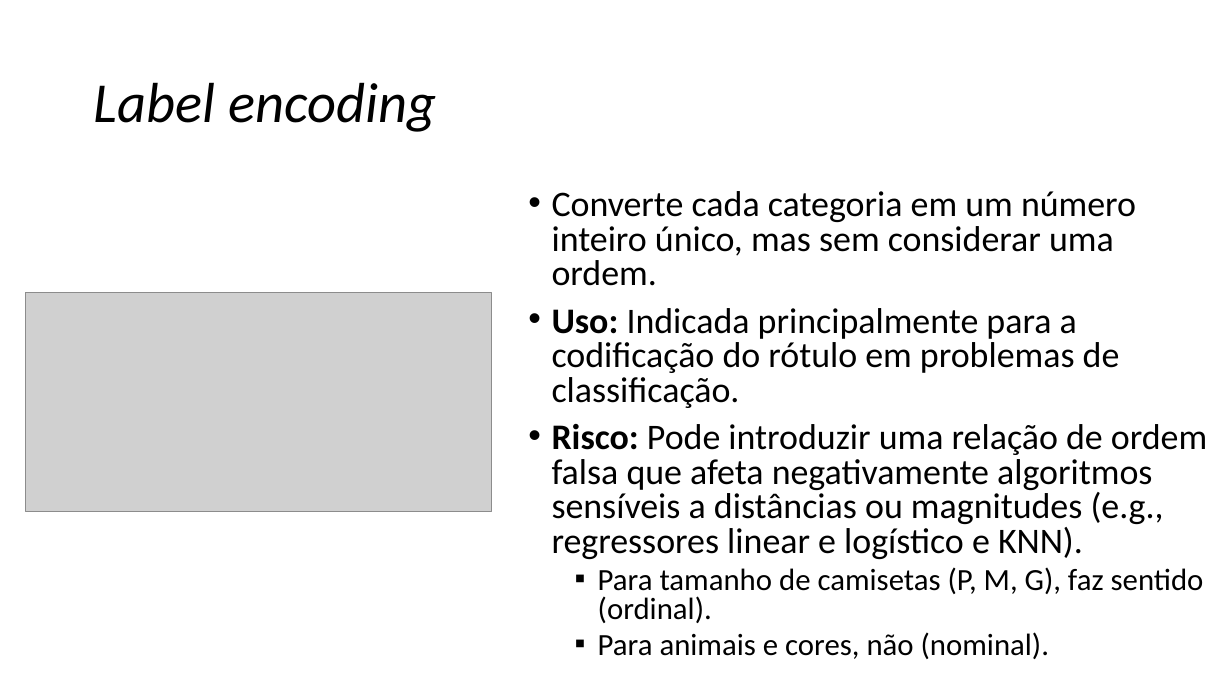
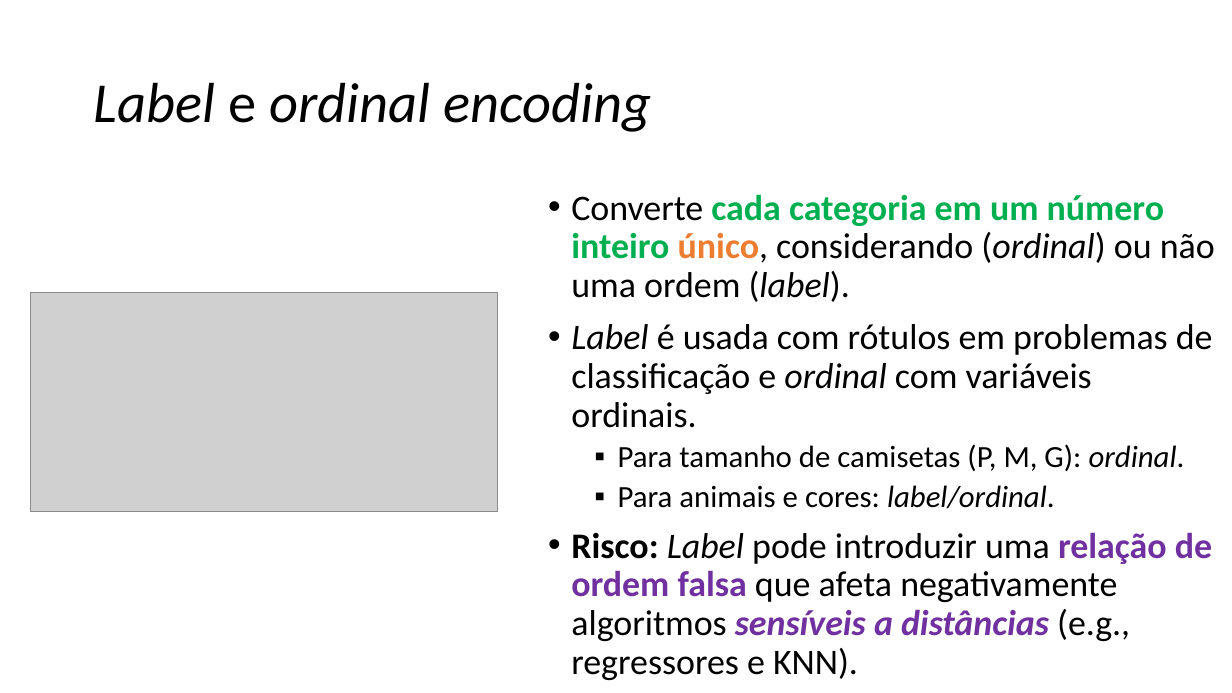
Before and after one commit to zz4fap/c24_inteligencia_artificial, a slide deck: slide 28 of slides/C24_Transformações.pptx (slide 25 before the commit). Drawn at 1232x693 pixels with LibreOffice and Linux fonts; fonts in the diff are those of the drawing; grey boxes stand for pictures. Boxes give left, top, right and bottom in pixels: in the first picture for what was removed or moved away, otherwise in the second. Text is boxed around its words. In the diff, an @@ line names an element or a change of style, - is before the commit and + after.

```diff
--- a/slides/C24_Transformações.pptx
+++ b/slides/C24_Transformações.pptx
@@ title at [94,82,651,132]: text changed @@
-Label encoding
+Label e ordinal encoding
@@ text at [571,194,1215,680]: text changed @@
-• Converte cada categoria em um número inteiro único, mas sem considerar uma ordem.
-• Uso: Indicada principalmente para a codificação do rótulo em problemas de classificação.
-• Risco: Pode introduzir uma relação de ordem falsa que afeta negativamente algoritmos sensíveis a distâncias ou magnitudes (e.g., regressores linear e logístico e KNN).
-  ▪ Para tamanho de camisetas (P, M, G), faz sentido (ordinal).
-  ▪ Para animais e cores, não (nominal).
+• Converte cada categoria em um número inteiro único, considerando (ordinal) ou não uma ordem (label).
+• Label é usada com rótulos em problemas de classificação e ordinal com variáveis ordinais.
+  ▪ Para tamanho de camisetas (P, M, G): ordinal.
+  ▪ Para animais e cores: label/ordinal.
+• Risco: Label pode introduzir uma relação de ordem falsa que afeta negativamente algoritmos sensíveis a distâncias (e.g., regressores e KNN).
@@ picture: place and size @@
-picture at [25,293,492,512]
+picture at [30,293,497,512]
```
Also in this commit, not shown: 35 other slides changed, 5 slides added, 2 slides removed, 5 other files.
